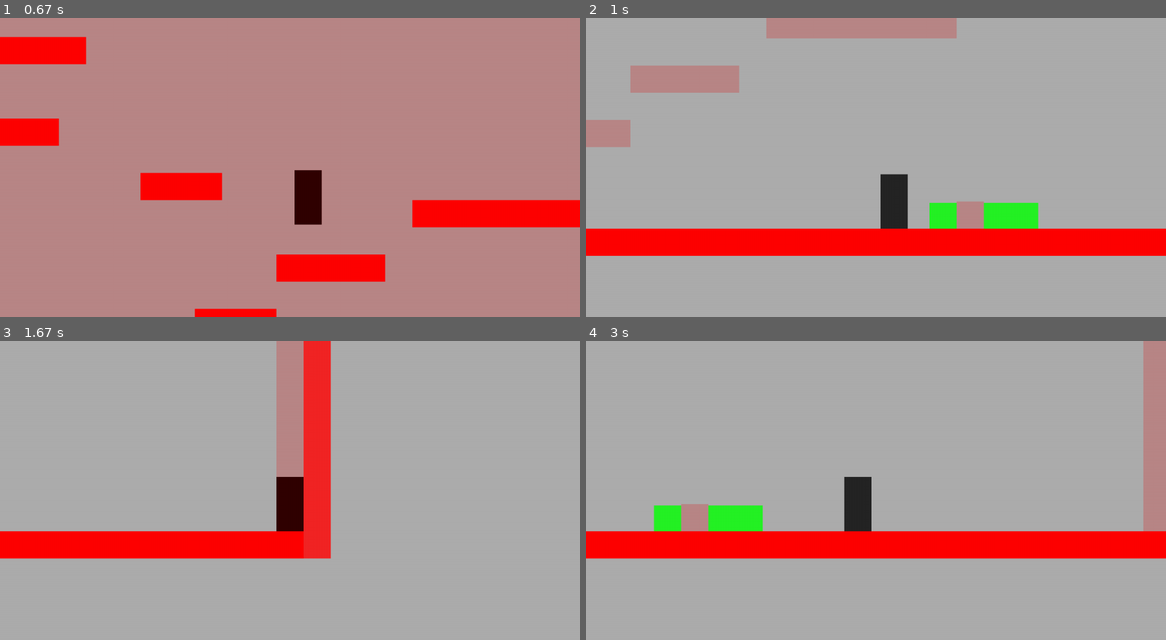
Above: before the commit, frames 1-4 (two rows, left to right).
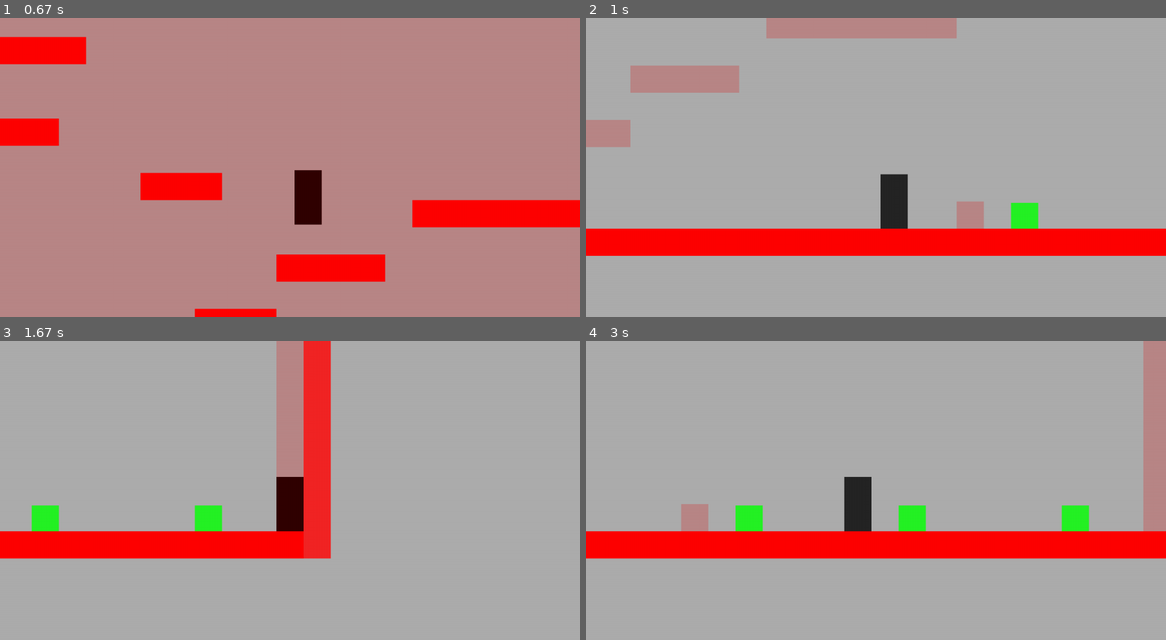
Above: after the commit, the same moments.

Repository: Alecsandr-Medvedev/pygame-project
Game: pygame game, started from scripts/game.py
Two runs of this game, one before a commit and one after it. Both use one fixed random seed, a clock stepped at 60 frames per second and the inputs below.
Inputs:
- Up to frame 1 (0.67 s): hold E from 0.33 s (still down); hold D from 0.33 s (still down)
- Up to frame 2 (1 s): release E at 0.8 s; release D at 0.8 s; hold Q from 0.83 s (still down); hold D from 0.83 s (still down); tap X at 0.9 s
- Up to frame 3 (1.67 s): tap X at 1.2, 1.4 s; release Q at 1.3 s; release D at 1.3 s; hold D from 1.33 s (still down)
- Up to frame 4 (3 s): tap X at 1.7, 1.9, 2.23, 2.53, 2.73 s; release D at 1.8 s; hold W 1.83-2.13 s; hold D 2.17-2.63 s; tap Z at 2.32 s; hold A from 2.67 s (still down)

Frame 1 is identical in both runs. In frame 2, 0.8% of the frame differs, in the area x 59-74%, y 61-71%; in frame 3, 0.8%; in frame 4, 1.7%, in the area x 11-87%, y 54-64%.

Commit message:
Фикс коробок

Diff:
--- a/data/levels/level1/surface2.txt
+++ b/data/levels/level1/surface2.txt
@@ -26,5 +26,5 @@
 10000000000000000000000000000000000000000000000001
 10000000000000000000000000000000000000000000000001
 10000000000000000000000000000000000000000000000001
-10000000000000400000000000000040440000000000000001
+10000000000000000000000000000000040000040000040001
 11111111111111111111111111111111111111111111111111
--- a/scripts/classes.py
+++ b/scripts/classes.py
@@ -7,7 +7,7 @@
 # Создание игрока
 class Player(pygame.sprite.Sprite):
     # Иницализация
-    def __init__(self):
+    def __init__(self, level):
         super().__init__()
         self.speedx = 0  # Скорость по x
         self.speedy = 0  # Скорость по y
@@ -18,6 +18,7 @@
         self.speed_jump = SPEEDJUMP_PLAYER # Скорость прышка игрока
         self.speed = SPEED_PLAYER # Скорость игрока
         self.box = None # Есть ли у игрока коробка
+        self.level = level
 
     def update(self, walls):
         left, right, up, omit = self.check_buttons() # Определение направления
@@ -38,6 +39,7 @@
             self.speedy += GRAVITY # Если мы не наземле мы падаем
         if self.box and omit:
             self.box.rect.x, self.box.rect.y = self.rect.x + CELL_W, self.rect.y
+            self.box.level = self.level
             all_sprites.add(self.box)
             boxes.add(self.box)
             self.box = None
@@ -174,6 +176,7 @@
 class Box(Wall):
     def __init__(self, pos, level):
         super().__init__(pos)
+        print(level)
         self.image.fill('green')
         self.collision = False
         self.last_pos_y = self.rect.y
@@ -195,7 +198,7 @@
     def push_me(self, shift_x, shift_y):
         posx = round((self.rect.x - shift_x) / CELL_W) + 1
         posy = round((self.rect.y - shift_y) / CELL_H)
-        repaint_map('level1/surface2.txt', (0, 0), (posx, posy), 0)
+        repaint_map(self.surface, (0, 0), (posx, posy), 0)
         print(posx, posy)
 
 
--- a/scripts/game.py
+++ b/scripts/game.py
@@ -70,6 +70,7 @@
                     count = 3
                 if el == 4:
                     box = Box(pos, number)
+                    print(number)
                     all_sprites.add(box)
                     boxes.add(box)
                 if el == 5:
@@ -132,7 +133,7 @@
     load_fantom_level(1)
     is_display_settings = 0
     pygame.display.set_caption("Play")
-    player = Player()
+    player = Player(level)
     all_sprites.add(player)
     camera = Camera()
     collision_door = False
@@ -154,12 +155,14 @@
                         door = load_level(level, door)
                         all_sprites.add(player)
                         load_fantom_level(level - 1)
+                        player.level = level
                 if event.key == pygame.K_e:
                     if level != 3:
                         level += 1
                         door = load_level(level, door)
                         all_sprites.add(player)
                         load_fantom_level(level + 1)
+                        player.level = level
                 if event.key == pygame.K_z:
                     load_fantom_level(level - 1)
                 if event.key == pygame.K_x:
@@ -189,9 +192,10 @@
         for col in collision_boxes:
             col.collision = True
         boxes.update(*return_shift())
-        collision_buttons = pygame.sprite.groupcollide(buttons, walls, False, False)
+        collision_buttons = pygame.sprite.groupcollide(buttons, boxes, False, False)
         for col in collision_buttons:
             col.active = True
+            # print('f')
 
         screen.fill('darkgray')
         all_sprites.draw(screen)
